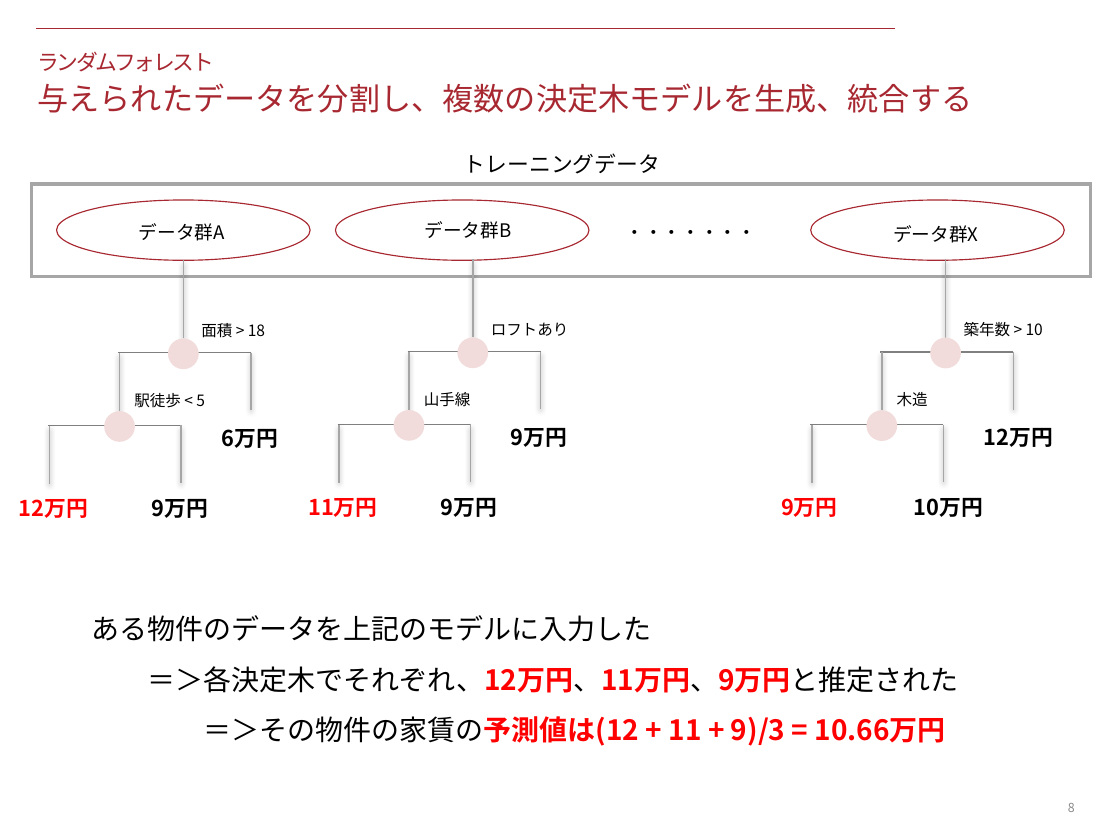
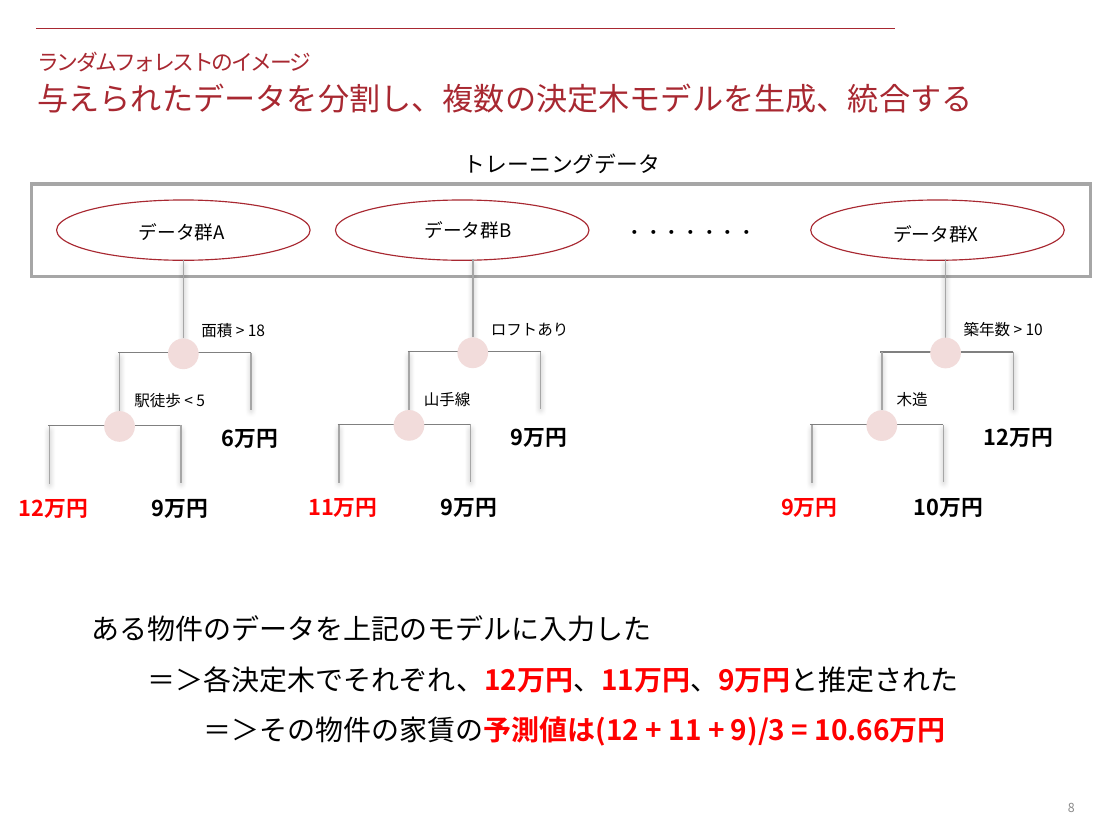
Before and after one commit to KeitoSugiyama/data_science_seminar, a slide deck: slide 8 of 1_logit_and_random_forest/files/document.pptx. Drawn at 1120x840 pixels with LibreOffice and Linux fonts; fonts in the diff are those of the drawing. Boxes give left, top, right and bottom in pixels: in the first picture for what was removed or moved away, otherwise in the second. Text is boxed around its words. In the diff, an @@ line names an element or a change of style, - is before the commit and + after.

```diff
--- a/1_logit_and_random_forest/files/document.pptx
+++ b/1_logit_and_random_forest/files/document.pptx
@@ text at [37,51,311,72]: text changed @@
-ランダムフォレスト
+ランダムフォレストのイメージ
```
Also in this commit, not shown: 1 other slide changed, 4 slides added, 1 other file.
